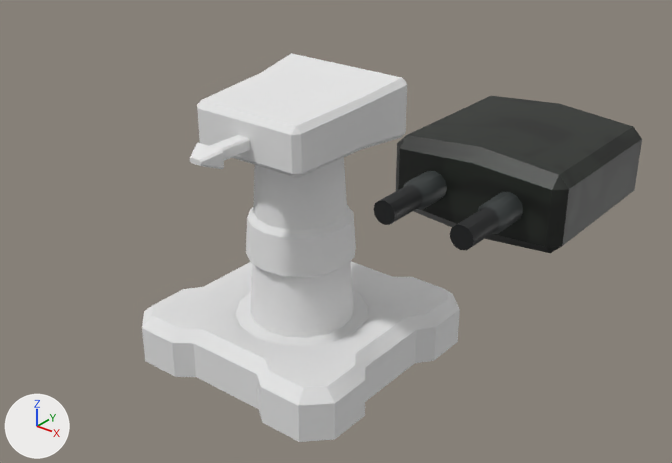
A saved change to the Blender file TowerDefense/Blender/TowerDefense.blend.
The view is the same before and after, from a camera (50 mm lens) standing at (2.17, -2.49, 2.12) and looking at (0.13, 0.05, 0.54). Arrows for +X, +Y and +Z are at lower left; the lights stay in place.

The first picture shows 'Base', 'LaserGun', 'MachineGun', 'Stand'.
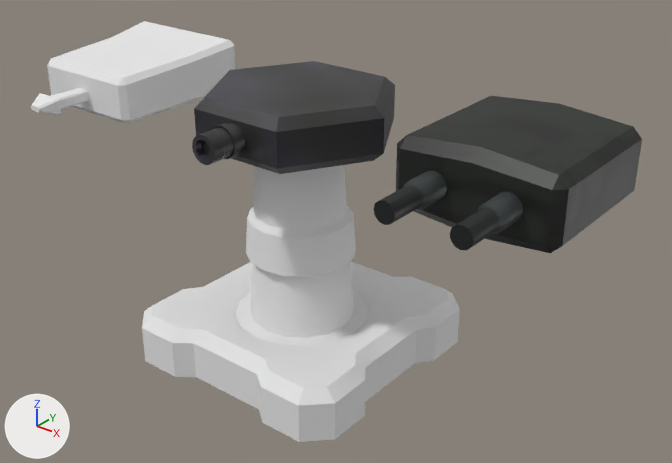
Commit message: TowerDefense - MissileGun

Location of each change, (x1, y1, x2, y2) in pixels of the pictures (672 x 463 px):
```json
{"object": "LaserGun", "change": "moved", "before": [190, 53, 407, 178], "after": [31, 21, 235, 124]}
{"object": "MissileGun", "change": "added", "after": [192, 61, 395, 174]}
```

The change, as JSON lines over the scene's bpy script:
```json
{"op": "add", "block": "img_missileguntex", "code": ["img_missileguntex = load_image('MissileGunTex', 'MissileGunTex.png', 1024, 1024, 'sRGB')"]}
{"op": "add", "block": "mat_missileguntex", "code": ["mat_missileguntex = principled_material('MissileGunTex')", "mat_missileguntex.texture = img_missileguntex"]}
{"op": "add", "block": "me_cylinder", "code": ["me_cylinder = bpy.data.meshes.new('Cylinder')", "me_cylinder.from_pydata(...)  # 152 vertices, 133 faces; spans x -0.39..0.39, y -0.488..0.338, z -0.102..0.102", "me_cylinder.polygons.foreach_set('use_smooth', [True] * 133)", "me_cylinder.materials.append(mat_missileguntex)  # picture img_missileguntex"]}
{"op": "set", "path": "ob_lasergun.location", "old": "(0.0, 0.0, 1.009)", "new": "(-0.888, 0.0, 1.009)"}
{"op": "add", "block": "ob_missilegun", "code": ["ob_missilegun = bpy.data.objects.new('MissileGun', me_cylinder)", "ob_missilegun.location = (0.0, 0.0, 1.003)", "_m = ob_missilegun.modifiers.new('EdgeSplit', 'EDGE_SPLIT')"]}
```
